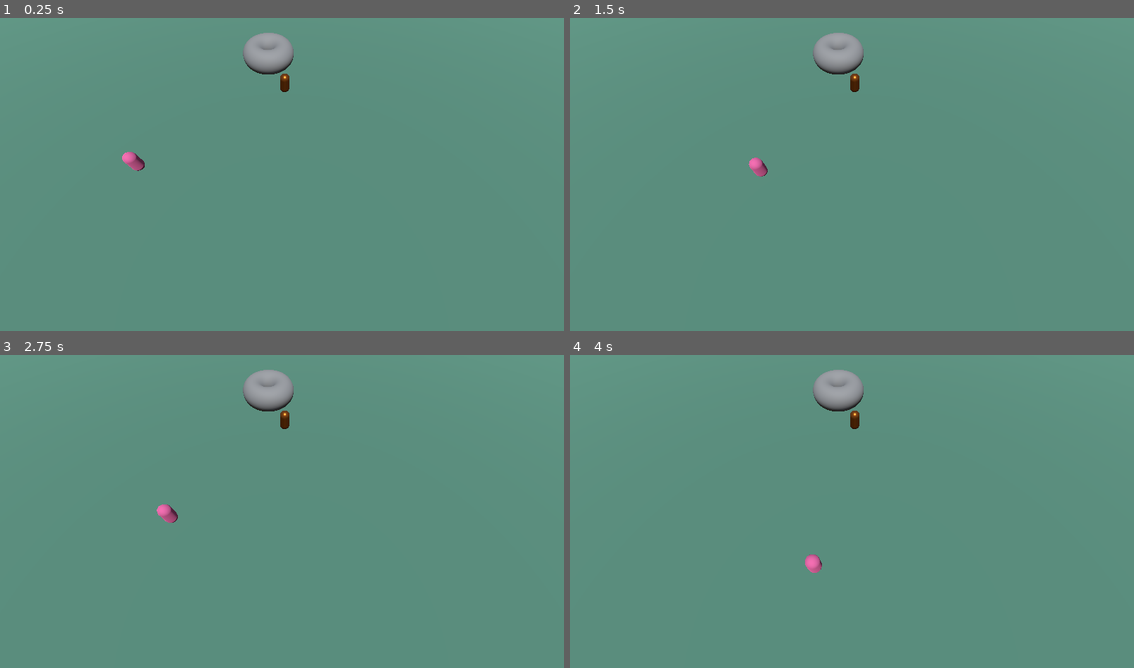
Above: before the commit, frames 1-4 (two rows, left to right).
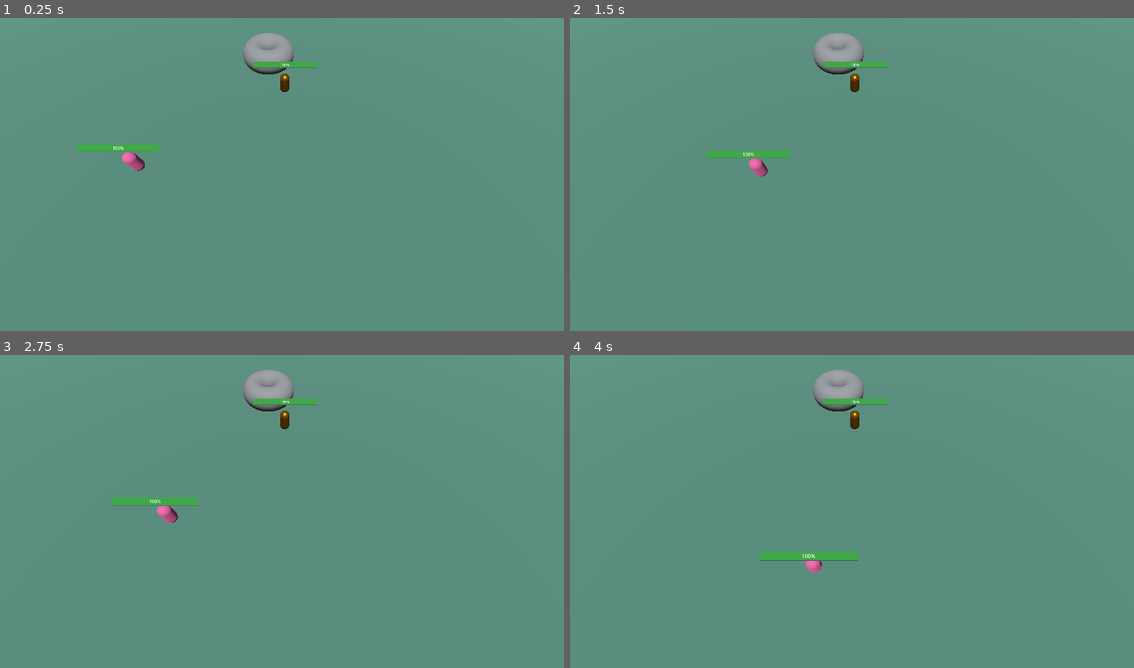
Above: after the commit, the same moments.

Repository: CoininDev/LigmadasLendas
Game: Godot game, scene res://cenas/cena_de_teste.tscn
The game is run twice, just before and just after one commit, with the same random seed, the same clock (stepped at 60 frames per second) and the same inputs.
Inputs (mouse positions are in pixels of both pictures, inside the frame that each line leads up to):
- Up to frame 1 (0.25 s): no input
- Up to frame 2 (1.5 s): tap Enter at 0.5 s; move the mouse to (976, 155) at 0.52 s; hold Right (ui_right) 0.53-1.28 s; hold Right mouse button (mright) 0.53-1.28 s; tap C (show_range, bound only after the commit) at 0.8, 1.35 s; move the mouse to (739, 187) at 1.27 s; hold Down (ui_down) from 1.28 s (still down)
- Up to frame 3 (2.75 s): right-click (169, 524) at 1.55 s; tap Space at 2 s; move the mouse to (338, 439) at 2.02 s; release Down (ui_down) at 2.03 s; hold Right (ui_right) from 2.03 s (still down); click (338, 439) at 2.1 s; tap C (show_range, bound only after the commit) at 2.3 s
- Up to frame 4 (4 s): tap Enter at 2.75 s; move the mouse to (823, 574) at 2.77 s; release Right (ui_right) at 2.78 s; hold Up (ui_up) 2.78-3.53 s; right-click (823, 574) at 2.85 s; move the mouse to (1021, 558) at 3.52 s; hold Left (ui_left) from 3.53 s (still down); tap C (show_range, bound only after the commit) at 3.6 s

The runs differ from the first frame. In frame 1, 0.6% of the frame differs, in the area x 13-57%, y 13-43%; in frame 2, 0.6%; in frame 3, 0.6%; in frame 4, 0.7%, in the area x 33-57%, y 13-66%.

Commit message:
battackcomponent pronto

Diff:
--- a/cenas/cena_de_teste.tscn
+++ b/cenas/cena_de_teste.tscn
@@ -20,6 +20,9 @@
 
 [sub_resource type="TorusMesh" id="TorusMesh_lkigu"]
 outer_radius = 3.0
+
+[sub_resource type="CylinderShape3D" id="CylinderShape3D_i1l3h"]
+radius = 3.01102
 
 [sub_resource type="ProceduralSkyMaterial" id="ProceduralSkyMaterial_h1w24"]
 
@@ -53,17 +56,22 @@
 mesh = SubResource("TorusMesh_lkigu")
 skeleton = NodePath("../chão")
 
+[node name="StaticBody3D" type="StaticBody3D" parent="NavigationRegion3D/obstáculo"]
+
+[node name="CollisionShape3D" type="CollisionShape3D" parent="NavigationRegion3D/obstáculo/StaticBody3D"]
+shape = SubResource("CylinderShape3D_i1l3h")
+
 [node name="WorldEnvironment" type="WorldEnvironment" parent="."]
 environment = SubResource("Environment_h6fdy")
 
 [node name="DirectionalLight3D" type="DirectionalLight3D" parent="."]
 transform = Transform3D(1, 0, 0, 0, 0.36291, 0.931824, 0, -0.931824, 0.36291, 0, 8, 0)
 
-[node name="Hero1" parent="." instance=ExtResource("2_5g5id")]
-transform = Transform3D(1, 0, 0, 0, 1, 0, 0, 0, 1, -12.292, 1, 22.125)
-
 [node name="SacoDePancada" parent="." instance=ExtResource("3_73l0t")]
 transform = Transform3D(1, 0, 0, 0, 1, 0, 0, 0, 1, 0, 1, 12.548)
 constant_linear_velocity = Vector3(0.1, 0, 0)
 
+[node name="Hero1" parent="." instance=ExtResource("2_5g5id")]
+transform = Transform3D(1, 0, 0, 0, 1, 0, 0, 0, 1, -12.292, 1, 22.125)
+
 [editable path="CameraMan"]
--- a/comps/scenes/battack_component.tscn
+++ b/comps/scenes/battack_component.tscn
@@ -1,6 +1,16 @@
-[gd_scene load_steps=2 format=3 uid="uid://ek5hq7khlfdc"]
+[gd_scene load_steps=3 format=3 uid="uid://ek5hq7khlfdc"]
 
 [ext_resource type="Script" path="res://comps/scripts/BAttackComponent.gd" id="1_vrdmx"]
+[ext_resource type="Texture2D" uid="uid://clnpl1p7w8086" path="res://graphics/circle.svg" id="2_4ck7i"]
 
 [node name="BAttackComponent" type="Node3D"]
 script = ExtResource("1_vrdmx")
+
+[node name="range_show" type="Sprite3D" parent="."]
+transform = Transform3D(0.4, 0, 0, 0, 1, 0, 0, 0, 0.4, 0, 0, 0)
+visible = false
+cast_shadow = 0
+axis = 1
+texture = ExtResource("2_4ck7i")
+
+[node name="Timer" type="Timer" parent="."]
--- a/comps/scenes/health_component.tscn
+++ b/comps/scenes/health_component.tscn
@@ -13,10 +13,15 @@
 [sub_resource type="StyleBoxFlat" id="StyleBoxFlat_b5jen"]
 bg_color = Color(1, 0.156863, 0.231373, 1)
 
+[sub_resource type="ViewportTexture" id="ViewportTexture_mxq3j"]
+viewport_path = NodePath("SubViewport")
+
 [node name="HealthComponent" type="Node3D"]
 script = ExtResource("1_3liw7")
 
 [node name="SubViewport" type="SubViewport" parent="."]
+size = Vector2i(300, 28)
+size_2d_override_stretch = true
 
 [node name="HealthBar" type="ProgressBar" parent="SubViewport"]
 z_index = 1
@@ -40,4 +45,10 @@
 wait_time = 0.4
 one_shot = true
 
+[node name="Sprite3D" type="Sprite3D" parent="."]
+transform = Transform3D(2, 0, 0, 0, 2, 0, 0, 0, 2, 0, 0, 0)
+billboard = 1
+transparent = false
+texture = SubResource("ViewportTexture_mxq3j")
+
 [connection signal="timeout" from="SubViewport/HealthBar/DamageBar/Timer" to="." method="_on_timer_timeout"]
--- a/comps/scenes/nav_component.tscn
+++ /dev/null
@@ -1,6 +0,0 @@
-[gd_scene load_steps=2 format=3 uid="uid://bid6uhyybfx4x"]
-
-[ext_resource type="Script" path="res://comps/scripts/NavComponent.gd" id="1_rvkvk"]
-
-[node name="NavComponent" type="NavigationAgent3D"]
-script = ExtResource("1_rvkvk")
--- /dev/null
+++ b/comps/scenes/navigation_component.tscn
@@ -0,0 +1,6 @@
+[gd_scene load_steps=2 format=3 uid="uid://bid6uhyybfx4x"]
+
+[ext_resource type="Script" path="res://comps/scripts/NavigationComponent.gd" id="1_2wbvm"]
+
+[node name="NavigationComponent" type="NavigationAgent3D"]
+script = ExtResource("1_2wbvm")
--- a/comps/scripts/BAttackComponent.gd
+++ b/comps/scripts/BAttackComponent.gd
@@ -1,42 +1,73 @@
 extends Node3D
 class_name BAttackComponent
 @export var atk_damage: float
+@export var atk_cooldown: float
 @export var action = "mleft"
 @export var range: float
+@export var nav_comp: NavigationComponent
+var cancelling_actions = ["mright"]
 var target: Node3D
-#@export var navcomp: NavComponent
+@onready var range_show = $range_show
+@onready var timer = $Timer
 
-#func _input(_event):
-	#if Input.is_action_just_pressed(action):
-		#for area in get_overlapping_areas():
-			#var atk = Attack.new()
-			#atk.atk_damage = atk_damage
-			#area.damage(atk)
-			#print(atk)
+func _ready():
+	var escala = 0.4
+	range_show.scale.x = range * escala
+	range_show.scale.z = range * escala
+	timer.timeout.connect(timeout)
 
-func _input(_event):
-	select_target()
+func _process(delta):
+	if target:
+		if target.is_in_group("hitbox_owner"):
+			var distance = target.global_position.distance_to(global_position)
+			if distance > range:
+				walk()
+			else:
+				if timer.is_stopped():
+					timer.start()
+	else:
+		timer.stop()
+func _input(event):
+	show_range_handler()
+	if Input.is_action_just_pressed(action):
+		select_target()
+	for cancelling_action in cancelling_actions:
+		if Input.is_action_just_pressed(cancelling_action) or Input.is_action_just_released(cancelling_action):
+			cancel()
 
 func select_target():
-	if Input.is_action_pressed(action):
-		var camera = get_tree().get_nodes_in_group("camera")[0]
-		var mousepos = get_viewport().get_mouse_position()
-		var raylen = 1000
-		var from = camera.project_ray_origin(mousepos)
-		var to = from + camera.project_ray_normal(mousepos) * raylen
-		var space = get_parent().get_world_3d().direct_space_state
-		var rayquery = PhysicsRayQueryParameters3D.new()
-		rayquery.from = from
-		rayquery.to = to
-		var result = space.intersect_ray(rayquery)
-		if !result.is_empty():
-			target = result.collider
-			attack()
+	var camera = get_tree().get_nodes_in_group("camera")[0]
+	var mousepos = get_viewport().get_mouse_position()
+	var raylen = 1000
+	var from = camera.project_ray_origin(mousepos)
+	var to = from + camera.project_ray_normal(mousepos) * raylen
+	var space = get_parent().get_world_3d().direct_space_state
+	var rayquery = PhysicsRayQueryParameters3D.new()
+	rayquery.from = from
+	rayquery.to = to
+	var result = space.intersect_ray(rayquery)
+	if !result.is_empty():
+		target = result.collider
+
+func walk():
+	nav_comp.select_destiny(target.position, range)
 
 func attack():
-	print(target.global_position.distance_to(global_position))
-	if target.is_in_group("hitbox_owner"):
-		if target.global_position.distance_to(global_position) <= range:
-			var atk = Attack.new()
-			atk.atk_damage = atk_damage
-			target.damage(atk)
+	var atk = Attack.new()
+	atk.atk_damage = atk_damage
+	atk.caster = self
+	target.damage(atk)
+
+func timeout():
+	timer.wait_time = atk_cooldown
+	attack()
+
+
+func show_range_handler():
+	if Input.is_action_just_pressed("show_range"):
+		range_show.visible = true
+	if Input.is_action_just_released("show_range"):
+		range_show.visible = false
+
+func cancel():
+	target = null
--- a/comps/scripts/HealthComponent.gd
+++ b/comps/scripts/HealthComponent.gd
@@ -1,37 +1,36 @@
 extends Node3D
 class_name HealthComponent
 
-#signal died
+signal died
 
 @export var MAX_HEALTH:float = 100
 @export var health_bar_visible:bool = false
 @onready var health_bar = $SubViewport/HealthBar
 @onready var damage_bar = $SubViewport/HealthBar/DamageBar
 @onready var damage_bar_timer = $SubViewport/HealthBar/DamageBar/Timer
+@onready var bar_sprite = $Sprite3D
 var health:float
 
 func _ready():
 	health = MAX_HEALTH
-	health_bar.visible = health_bar_visible
 	health_bar.max_value = MAX_HEALTH
 	health_bar.value = health
-	damage_bar.visible = health_bar_visible
 	damage_bar.max_value = MAX_HEALTH
 	damage_bar.value = health
+	bar_sprite.visible = health_bar_visible
 
 func _process(delta):
 	health_bar.value = health
-	if health_bar_visible:
-		#print(health)
-		pass
 
 func damage(atk: Attack):
 	health -= atk.atk_damage
 	damage_bar_timer.start()
 
 	if health <= 0:
-		#died.emit()
+		died.connect(atk.caster.cancel)
+		died.emit()
 		get_parent().queue_free()
+
 
 
 func _on_timer_timeout():
--- a/comps/scripts/NavComponent.gd
+++ b/comps/scripts/NavigationComponent.gd
@@ -1,7 +1,9 @@
 extends NavigationAgent3D
+class_name NavigationComponent
 
 @export var speed = 500
 @export var action = "mright"
+@export var desired_distance:float = 1
 
 func _process(delta):
 	if is_navigation_finished():
@@ -9,10 +11,11 @@
 	move(delta)
 
 func _input(_event):
-	select_destiny_move()
+	click_destiny()
 #movimento
-func select_destiny_move():
+func click_destiny():
 	if Input.is_action_pressed(action):
+		path_desired_distance = desired_distance
 		#converter o ponto do mouse na tela 2d para um ponto 3d no jogo.
 		#para isso é preciso criar um raio, uma linha reta que parte da camera e segue até encontrar uma colisão.
 		var camera = get_tree().get_nodes_in_group("camera")[0]
@@ -27,6 +30,11 @@
 		var result = space.intersect_ray(rayquery)
 		if !result.is_empty():
 			target_position = result.position
+
+func select_destiny(position:Vector3, desired_distance:float):
+	path_desired_distance = desired_distance
+	target_position = position
+
 func move(delta):
 	var current_pos = Vector3(get_parent().global_position.x, 1, get_parent().global_position.z)
 	var next_path_pos = Vector3(get_next_path_position().x, 1, get_next_path_position().z)
--- /dev/null
+++ b/graphics/circle.svg
@@ -0,0 +1,10 @@
+<?xml version="1.0" encoding="utf-8"?>
+<svg viewBox="0 0 500 500" xmlns="http://www.w3.org/2000/svg">
+  <defs>
+    <radialGradient gradientUnits="userSpaceOnUse" cx="250" cy="250" r="250" id="gradient-1" spreadMethod="repeat" gradientTransform="matrix(0.984195, 0, 0, 0.987062, 4.310688, 3.235061)">
+      <stop offset="0" style="stop-color: rgb(10.98% 36.078% 93.725%)"/>
+      <stop offset="1" style="stop-color: rgb(0% 21.233% 65.004%)"/>
+    </radialGradient>
+  </defs>
+  <ellipse style="fill: none; stroke: url('#gradient-1'); stroke-linecap: square; stroke-width: 8px;" cx="250.359" cy="250" rx="246.049" ry="246.408"/>
+</svg>
--- a/graphics/gold.tres
+++ b/graphics/gold.tres
@@ -1,6 +1,6 @@
 [gd_resource type="StandardMaterial3D" format=3 uid="uid://tdbycpp30oep"]
 
 [resource]
-albedo_color = Color(0.74902, 0.392157, 0.113725, 1)
+albedo_color = Color(0.752941, 0.494118, 0, 1)
 metallic = 0.87
 roughness = 0.36
--- a/heroes/hero_1.tscn
+++ b/heroes/hero_1.tscn
@@ -3,21 +3,19 @@
 [ext_resource type="Material" uid="uid://bccsu1ub6vu34" path="res://graphics/arerer.tres" id="1_25tss"]
 [ext_resource type="PackedScene" uid="uid://d20x3gfrmoext" path="res://comps/scenes/health_component.tscn" id="1_jp1t4"]
 [ext_resource type="PackedScene" uid="uid://dvaipocthe14r" path="res://comps/scenes/hitbox_component.tscn" id="2_qs483"]
-[ext_resource type="Script" path="res://scripts/hitbox_owner.gd" id="3_7q76x"]
+[ext_resource type="Script" path="res://scripts/char.gd" id="3_7q76x"]
 [ext_resource type="PackedScene" uid="uid://ek5hq7khlfdc" path="res://comps/scenes/battack_component.tscn" id="3_uakab"]
-[ext_resource type="PackedScene" uid="uid://bid6uhyybfx4x" path="res://comps/scenes/nav_component.tscn" id="5_2h5n0"]
+[ext_resource type="PackedScene" uid="uid://bid6uhyybfx4x" path="res://comps/scenes/navigation_component.tscn" id="5_2h5n0"]
 
 [sub_resource type="CylinderShape3D" id="CylinderShape3D_krpe6"]
-radius = 0.452258
 
 [sub_resource type="CapsuleMesh" id="CapsuleMesh_wvo1n"]
 material = ExtResource("1_25tss")
 
 [sub_resource type="CylinderShape3D" id="CylinderShape3D_ey8t6"]
 
-[node name="Hero1" type="CharacterBody3D" node_paths=PackedStringArray("hitbox")]
+[node name="Hero1" type="CharacterBody3D"]
 script = ExtResource("3_7q76x")
-hitbox = NodePath("HitboxComponent")
 
 [node name="HitboxComponent" parent="." node_paths=PackedStringArray("health_component") instance=ExtResource("2_qs483")]
 health_component = NodePath("../HealthComponent")
@@ -33,11 +31,15 @@
 script = ExtResource("3_7q76x")
 
 [node name="HealthComponent" parent="." instance=ExtResource("1_jp1t4")]
-transform = Transform3D(1, 0, 0, 0, 1, 0, 0, 0, 1, 0, 1.36058, 0)
+transform = Transform3D(1, 0, 0, 0, 1, 0, 0, 0, 1, 0, 1.85428, 0)
+health_bar_visible = true
 
-[node name="BAttackComponent" parent="." instance=ExtResource("3_uakab")]
-atk_damage = 50.0
-range = 5.0
+[node name="BAttackComponent" parent="." node_paths=PackedStringArray("nav_comp") instance=ExtResource("3_uakab")]
+transform = Transform3D(1, 0, 0, 0, 1, 0, 0, 0, 1, 0, -1, 0)
+atk_damage = 5.0
+atk_cooldown = 1.0
+range = 3.0
+nav_comp = NodePath("../NavComponent")
 
 [node name="NavComponent" parent="." instance=ExtResource("5_2h5n0")]
 target_desired_distance = 0.2
--- a/heroes/saco_de_pancada.tscn
+++ b/heroes/saco_de_pancada.tscn
@@ -1,6 +1,6 @@
 [gd_scene load_steps=8 format=3 uid="uid://bi4vcv41hoy0q"]
 
-[ext_resource type="Script" path="res://scripts/hitbox_owner.gd" id="1_1r62l"]
+[ext_resource type="Script" path="res://scripts/char.gd" id="1_1r62l"]
 [ext_resource type="Material" uid="uid://tdbycpp30oep" path="res://graphics/gold.tres" id="1_14yie"]
 [ext_resource type="PackedScene" uid="uid://d20x3gfrmoext" path="res://comps/scenes/health_component.tscn" id="2_w8m13"]
 [ext_resource type="PackedScene" uid="uid://dvaipocthe14r" path="res://comps/scenes/hitbox_component.tscn" id="3_mautj"]
@@ -11,7 +11,6 @@
 material = ExtResource("1_14yie")
 
 [sub_resource type="CylinderShape3D" id="CylinderShape3D_71wfx"]
-radius = 0.435602
 
 [node name="SacoDePancada" type="StaticBody3D" node_paths=PackedStringArray("hitbox")]
 script = ExtResource("1_1r62l")
@@ -24,7 +23,7 @@
 mesh = SubResource("CapsuleMesh_vhjqo")
 
 [node name="HealthComponent" parent="." instance=ExtResource("2_w8m13")]
-transform = Transform3D(1, 0, 0, 0, 1, 0, 0, 0, 1, 0, 1.46033, 0)
+transform = Transform3D(1, 0, 0, 0, 1, 0, 0, 0, 1, 0, 2.01718, 0)
 health_bar_visible = true
 
 [node name="HitboxComponent" parent="." node_paths=PackedStringArray("health_component") instance=ExtResource("3_mautj")]
--- a/objs/camera_man.tscn
+++ b/objs/camera_man.tscn
@@ -12,7 +12,9 @@
 [sub_resource type="Environment" id="Environment_i6cj1"]
 background_mode = 2
 sky = SubResource("Sky_85t4l")
-ssao_enabled = true
+sdfgi_bounce_feedback = 0.08
+fog_light_color = Color(0.454902, 0.454902, 0.454902, 1)
+fog_density = 0.1
 
 [node name="CameraMan" type="CharacterBody3D"]
 transform = Transform3D(1, 0, 0, 0, 0.482855, 0.8757, 0, -0.8757, 0.482855, -0.286873, 15.2398, 31.0159)
--- a/project.godot
+++ b/project.godot
@@ -14,6 +14,10 @@
 run/main_scene="res://cenas/cena_de_teste.tscn"
 config/features=PackedStringArray("4.2", "Forward Plus")
 config/icon="res://icon.svg"
+
+[display]
+
+window/size/mode=3
 
 [editor_plugins]
 
@@ -56,3 +60,8 @@
 "events": [Object(InputEventKey,"resource_local_to_scene":false,"resource_name":"","device":-1,"window_id":0,"alt_pressed":false,"shift_pressed":false,"ctrl_pressed":false,"meta_pressed":false,"pressed":false,"keycode":0,"physical_keycode":82,"key_label":0,"unicode":114,"echo":false,"script":null)
 ]
 }
+show_range={
+"deadzone": 0.5,
+"events": [Object(InputEventKey,"resource_local_to_scene":false,"resource_name":"","device":-1,"window_id":0,"alt_pressed":false,"shift_pressed":false,"ctrl_pressed":false,"meta_pressed":false,"pressed":false,"keycode":0,"physical_keycode":67,"key_label":0,"unicode":99,"echo":false,"script":null)
+]
+}
--- a/scripts/Attack.gd
+++ b/scripts/Attack.gd
@@ -7,3 +7,4 @@
 var silence_time:float=0
 var is_continuous:bool=0
 var continuous_damage_time:float=0
+var caster:Node
Not shown: 1 places in cenas/cena_de_teste.tscn that only renumber resources
Not shown: 1 places in comps/scenes/health_component.tscn that only renumber resources
Not shown, added: graphics/circle.svg.import
Renamed: scripts/hitbox_owner.gd -> scripts/char.gd
